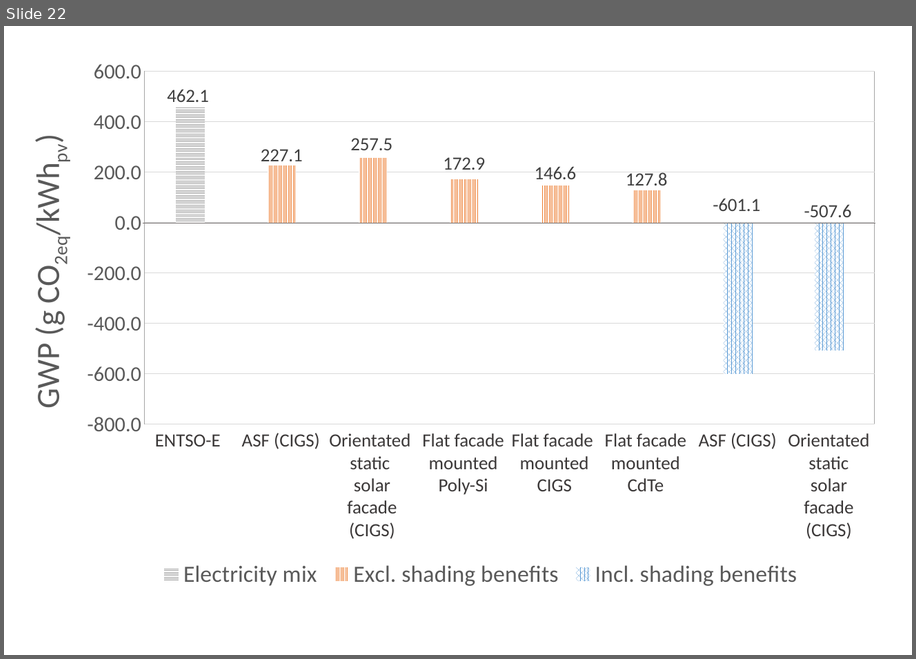
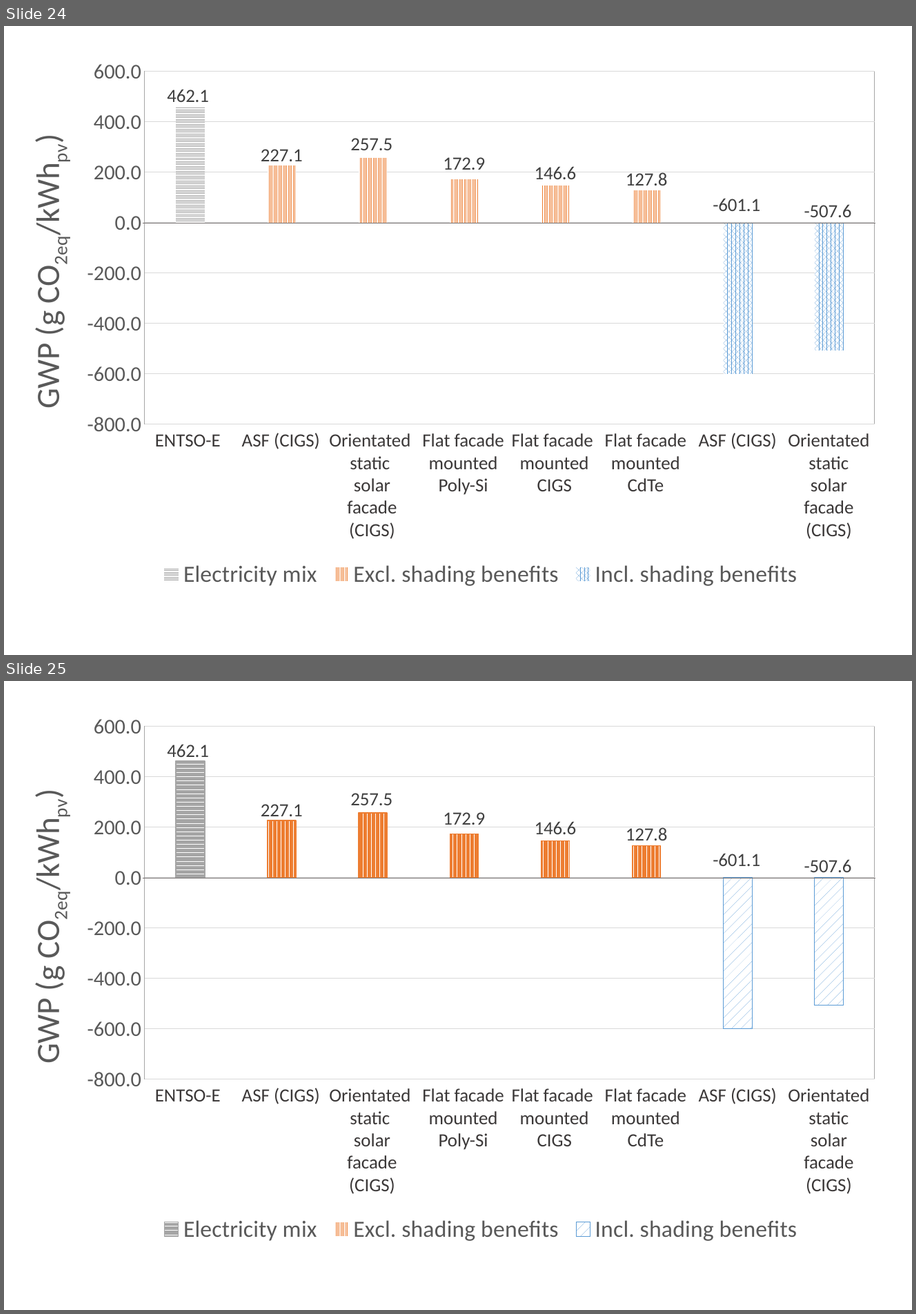
Before and after one commit to architecture-building-systems/LCA_Paper, a slide deck: elsarticle/Images/Thesis charts.pptx. Shown one above the other, each under a label of ours: slide 22 before the commit, slides 24 and 25 after it. The pictures are 916x659 and 916x1314 pixels, drawn with LibreOffice and Linux fonts; fonts in the diff are those of the drawing. Boxes give left, top, right and bottom in pixels: in the first picture for what was removed or moved away, otherwise in the second. Text is boxed around its words. In the diff, an @@ line names an element or a change of style, - is before the commit and + after.

```diff
--- a/elsarticle/Images/Thesis charts.pptx
+++ b/elsarticle/Images/Thesis charts.pptx
@@ slide 25 added at <box>4,681,912,1310</box>, background #FFFFFF @@
@@ column stacked chart added at <box>24,712,891,1252</box> @@
+categories: 1, 2, 3, 4, 5, 6, 7, 8
+Electricity mix: 462.1, -, -, -, -, -, -, -
+Excl. shading benefits: -, 227.1, 257.5, 172.9, 146.6, 127.8, -, -
+Incl. shading benefits: -, -, -, -, -, -, -601.1, -507.6
@@ line added from (143, 878) to (876, 878), #767171 0.5 pt @@
@@ text added at <box>155,1089,221,1101</box>, 16 pt, text #3B3838 @@
+ENTSO-E
@@ text added at <box>242,1087,320,1104</box>, 16 pt, text #3B3838 @@
+ASF (CIGS)
@@ text added at <box>329,1088,410,1194</box>, 16 pt, text #3B3838 @@
+Orientated
+static
+solar facade (CIGS)
@@ text added at <box>422,1088,504,1150</box>, 16 pt, text #3B3838 @@
+Flat facade mounted Poly-Si
@@ text added at <box>512,1088,593,1146</box>, 16 pt, text #3B3838 @@
+Flat facade mounted
+CIGS
@@ text added at <box>605,1088,686,1146</box>, 16 pt, text #3B3838 @@
+Flat facade mounted CdTe
@@ text added at <box>699,1087,777,1104</box>, 16 pt, text #3B3838 @@
+ASF (CIGS)
@@ text added at <box>788,1088,869,1194</box>, 16 pt, text #3B3838 @@
+Orientated static
+solar facade (CIGS)
@@ what was slide 22 is now slide 24 @@
```
Also in this commit, not shown: 15 slides changed, 5 other slides added, 6 other files.
